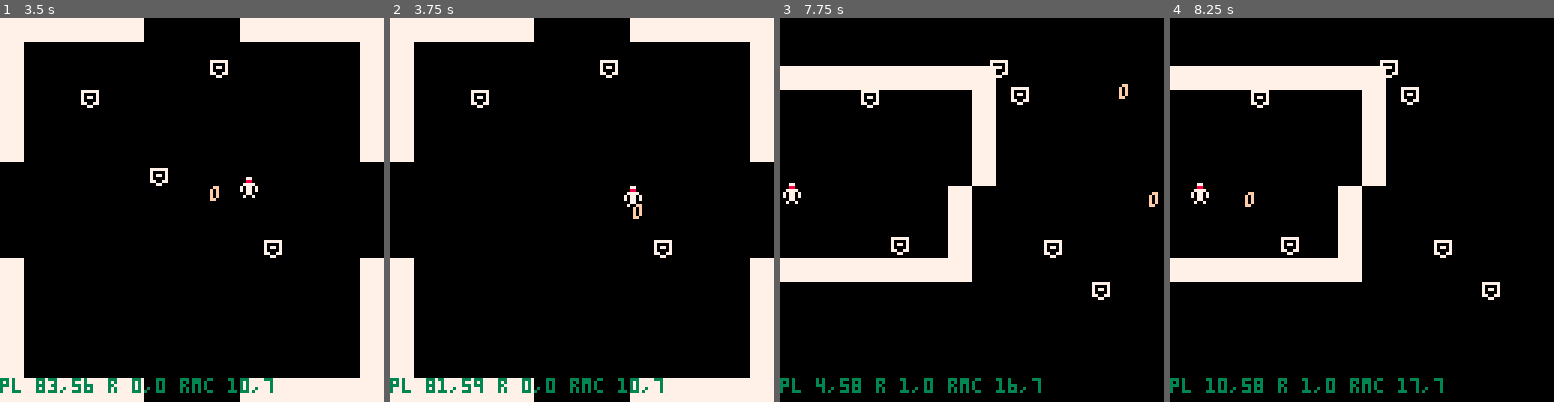
Above: before the commit, frames 1-4 (left to right).
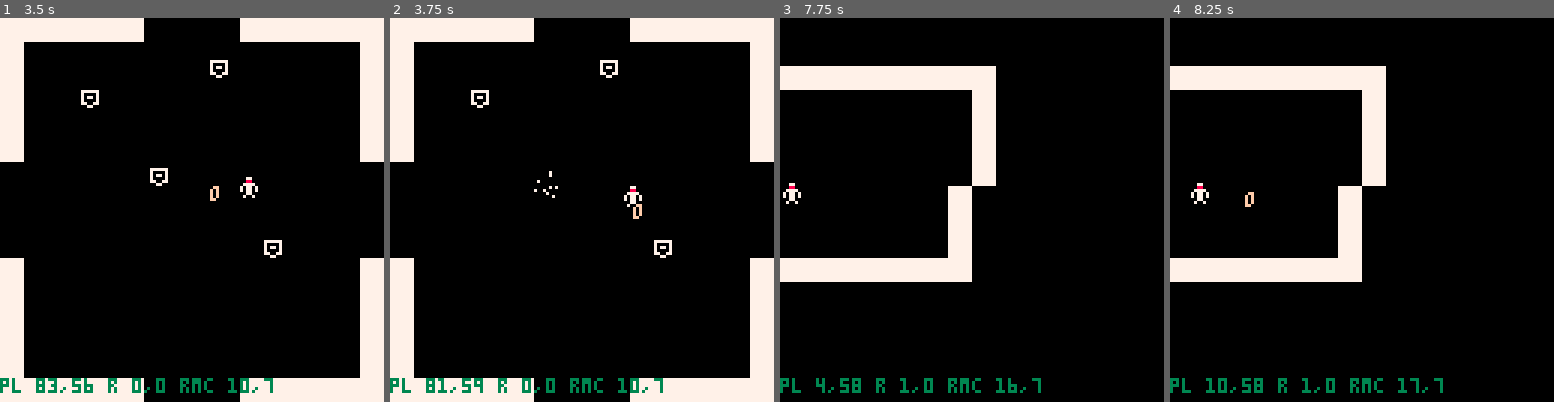
Above: after the commit, the same moments.

Repository: PedroMR/pico8
Game: PICO-8 cartridge ptron.p8
The game is run twice, just before and just after one commit, with the same random seed, the same clock (stepped at 60 frames per second) and the same inputs.
Inputs:
- Up to frame 1 (3.5 s): tap O (Z key) at 0.7, 1.7, 2.1, 2.5, 2.9, 3.3 s; hold Right 1.6-2.1 s; hold Up 2.15-2.42 s; hold Right 2.47-3.03 s; hold Left from 3.08 s (still down)
- Up to frame 2 (3.75 s): release Left at 3.58 s; hold Down from 3.63 s (still down); tap O (Z key) at 3.7 s
- Up to frame 3 (7.75 s): release Down at 3.97 s; hold Right 4.02-4.68 s; tap O (Z key) every 0.4 s from 4.1 to 7.7 s; hold Up 4.73-5.03 s; hold Left 5.08-5.68 s; hold Down 5.73-6.03 s; hold Right 6.08-6.58 s; hold Right 6.63-7.13 s; hold Up 7.18-7.45 s; hold Right from 7.5 s (still down)
- Up to frame 4 (8.25 s): release Right at 8.07 s; tap O (Z key) at 8.1 s; hold Left from 8.12 s (still down)

Frame 1 is identical in both runs. In frame 2, less than 0.1% of the frame differs, in the area x 37-44%, y 39-47%; in frame 3, 0.8%, in the area x 21-99%, y 10-74%; in frame 4, 0.7%.

Commit message:
Particles!

Diff:
--- a/ptron.p8
+++ b/ptron.p8
@@ -11,6 +11,7 @@
 pl_bul={}
 ene_obj={}
 local on_door=false
+local particles={}
 
 menuitem(1,"map")
 menuitem(2,"reconfig")
@@ -110,6 +111,7 @@
  upd_player()
  upd_enemy()
  upd_spawn()
+ upd_particles()
 end
 
 function upd_ctrl()
@@ -232,6 +234,9 @@
  elseif pl.x <= 8 then
   pl.x = 124
  end
+
+ ene_obj={}
+ pl_bul={}
 end
 
 --local spawn_q={e1,e1,e2}
@@ -276,8 +281,32 @@
 
 function kill_obj(o)
  del(ene_obj, o)
-end
-
+ add_explosion(o)
+end
+
+function add_explosion(o)
+ for i=1,10 do
+  local p={x=o.x,y=o.y,spr='.',c=7}
+  p.vx=rnd()*3-1  p.vy=rnd()*3-1
+  p.x+=rnd()/2    p.y+=rnd()/2
+  p.ttl=8+rnd()*4
+  add(particles,p)
+ end
+end
+
+function upd_particles()
+ for p in all(particles) do
+  p.ttl-=1
+  if p.ttl<=0 then
+   del(particles,p)
+  else
+   if (p.ttl<=4) p.c=6
+   p.vx-=p.vx*0.1
+   p.vy-=p.vy*0.1
+   p.x+=p.vx p.y+=p.vy
+  end
+ end
+end
 
 -->8
 -- draw
@@ -292,6 +321,9 @@
  for o in all(ene_obj) do
   dspr(o)
  end
+ for o in all(particles) do
+  dspr(o)
+ end
  color(3)
  local rx,ry=room_tile(room,pl.x,pl.y)
  local rxc,ryc=tile_from_coord(room,pl.x,pl.y)
@@ -301,11 +333,11 @@
 function dspr(o)
  if(o.tw==nil) o.tw,o.th=1,1
  local fx,fy=o.x-o.tw*4,o.y-o.th*4
--- if type(o.spr)=='string' then
---   print(o.spr,fx,fy,o.c)
- --else
+ if type(o.spr)=='string' then
+   print(o.spr,fx,fy,o.c)
+ else
    spr(o.spr,fx,fy,o.tw,o.th)
- --end
+ end
  if draw_bb then
   color(11)
   rect(o.x-o.w/2,o.y-o.h/2,o.x+o.w/2,o.y+o.h/2)
